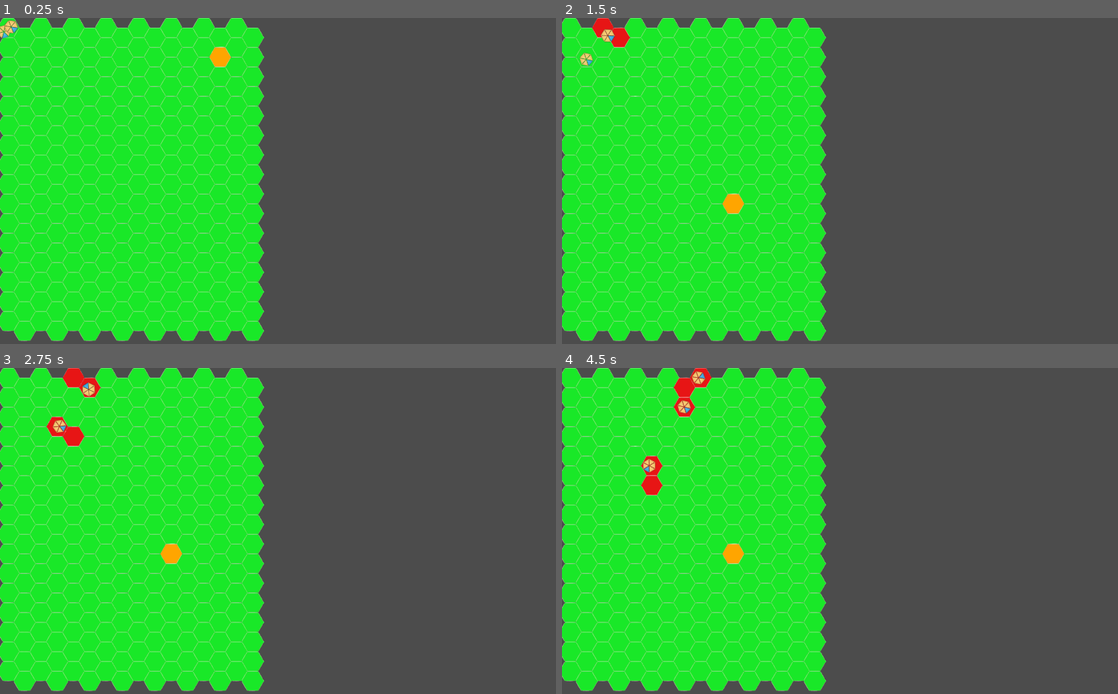
Above: before the commit, frames 1-4 (two rows, left to right).
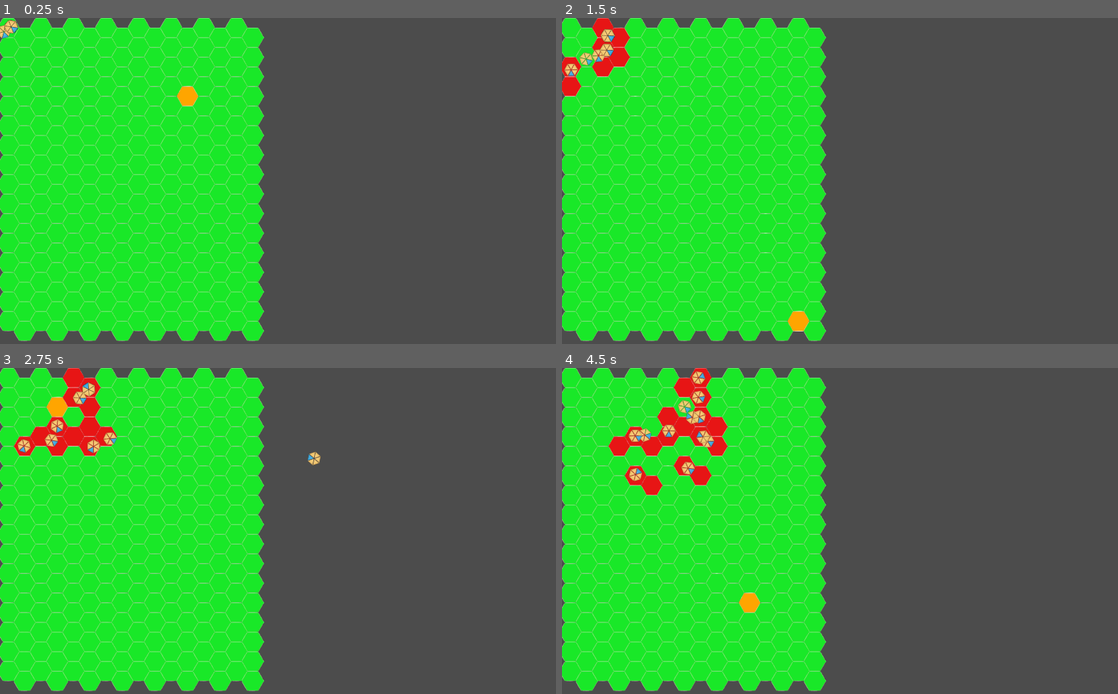
Above: after the commit, the same moments.

Repository: Pe3Hu/rangatira
Game: Godot game, scene res://main/Game.tscn
Two runs of this game, one before a commit and one after it. Both use one fixed random seed, a clock stepped at 60 frames per second and the inputs below.
Inputs (mouse positions are in pixels of both pictures, inside the frame that each line leads up to):
- Up to frame 1 (0.25 s): no input
- Up to frame 2 (1.5 s): move the mouse to (962, 164) at 0.52 s; press the mouse at (962, 164) at 0.53 s; move the mouse to (728, 197) at 1.27 s; release the mouse at (728, 197) at 1.28 s; click (728, 197) at 1.35 s
- Up to frame 3 (2.75 s): move the mouse to (333, 459) at 2.02 s; hold Shift from 2.03 s (still down); click (333, 459) at 2.3 s
- Up to frame 4 (4.5 s): move the mouse to (812, 596) at 2.77 s; release Shift at 2.78 s; click (812, 596) at 2.85 s; move the mouse to (1006, 579) at 3.52 s; press the mouse at (1006, 579) at 3.53 s; move the mouse to (673, 482) at 4.27 s; release the mouse at (673, 482) at 4.28 s; tap Shift at 4.35 s

The runs differ from the first frame. In frame 1, 0.4% of the frame differs, in the area x 0-42%, y 0-28%; in frame 2, 1.3%; in frame 3, 2.0%; in frame 4, 3.2%, in the area x 8-36%, y 5-76%.

Commit message:
version 0.001
1. waiting state added

Diff:
--- a/drone/drone.gd
+++ b/drone/drone.gd
@@ -9,6 +9,7 @@
 export(float) var speed = 200.0
 var _state = States.IDLE
 
+var _index
 var _path = []
 var _cells = []
 var _target_point_world = Vector2()
@@ -16,8 +17,9 @@
 var _previous_cells = []
 var _velocity = Vector2()
 var _tilemap
-var _start_cell
+var _end_cell
 var _start_flag = false
+var rng = RandomNumberGenerator.new()
 
 func _ready():
 	_change_state(States.IDLE)
@@ -46,40 +48,45 @@
 		s.rotation = angle_rotation
 		add_child(s)
 
-func _process(_delta):
+func _process(delta):
+	check_next_cell()
 	if _state != States.FOLLOW:
 		return
 
-	var _arrived_to_next_point = _move_to(_target_point_world,_delta)
+	var _arrived_to_next_point = _move_to(_target_point_world,delta)
 
 	if _arrived_to_next_point:
+		#print(_tilemap.reserved_tiles)
+		if !_start_flag && _cells[0] == _end_cell:
+			_start_flag = true
 		if len(_path) > 1:
 			_tilemap.set_cell(_cells[1].x, _cells[1].y, 2)
-			if len(_previous_cells) > 0:
-				_tilemap.set_cell(_previous_cells[0].x, _previous_cells[0].y, 0)
-				_previous_cells.remove(0)
-		if len(_path) == 1:
-			if !_start_flag && _cells[0] == _start_cell:
-				_start_flag = true
+			_tilemap.reserved_tiles[_cells[1]] = _index
+		if len(_previous_cells) > 0:
+			_tilemap.set_cell(_previous_cells[0].x, _previous_cells[0].y, 0)
+			_tilemap.reserved_tiles.erase(_previous_cells[0])
+			_previous_cells.remove(0)
+		if len(_cells) == 1:
+			_tilemap.reserved_tiles[_cells[0]] = _index
 
-			position = _path[0]
-			_tilemap.set_cell(_previous_cells[0].x, _previous_cells[0].y, 0)
-			_path.remove(0)
-			_cells.remove(0)
+		_path.remove(0)
+		_tilemap.set_cell(_cells[0].x, _cells[0].y, 2)
+		_tilemap.reserved_tiles[_cells[0]] = _index
+		_previous_cells.append(_cells[0])
+		_cells.remove(0)
+
+		if len(_path) == 0:
 			_change_state(States.IDLE)
+			#position = _target_position + _tilemap.hex_shift
 			return
 
-		_previous_cells.append(_cells[0])
-		_tilemap.set_cell(_cells[0].x, _cells[0].y, 2)
-		_path.remove(0)
-		_cells.remove(0)
 		_target_point_world = _path[0]
 
 func _unhandled_input(event):
-
 	if event.is_action_pressed("click") && _state == States.IDLE:
 		while len(_previous_cells) > 0:
 			_tilemap.set_cell(_previous_cells[0].x, _previous_cells[0].y, 0)
+			_tilemap.reserved_tiles.erase(_previous_cells[0])
 			_previous_cells.remove(0)
 
 		var global_mouse_pos = get_global_mouse_position()
@@ -87,18 +94,25 @@
 		if Input.is_key_pressed(KEY_SHIFT):
 			global_position = global_mouse_pos
 		else:
-			_target_position = global_mouse_pos
+			rng.randomize()
+			var x = rng.randi_range(0, _tilemap.map_size.x)
+			rng.randomize()
+			var y = rng.randi_range(0, _tilemap.map_size.y)
+			var cell = Vector2(x,y)
+			_target_position = _tilemap.map_to_world(cell) + _tilemap.hex_shift#global_mouse_pos
+			_end_cell = cell
 
 		_change_state(States.FOLLOW)
 
-func _move_to(world_position,_delta):
-	var desired_velocity = (world_position - position).normalized() * speed
-	var steering = desired_velocity - _velocity
+func _move_to(world_position,delta):
+	if _state == States.FOLLOW:
+		var desired_velocity = (world_position - position).normalized() * speed
+		var steering = desired_velocity - _velocity
 
-	_velocity += steering / MASS
-	position += _velocity * _delta
-	rotation = _velocity.angle()
-	return position.distance_to(world_position) < ARRIVE_DISTANCE
+		_velocity += steering / MASS
+		position += _velocity * delta
+		rotation = _velocity.angle()
+		return position.distance_to(world_position) < ARRIVE_DISTANCE
 
 func _change_state(new_state):
 	if new_state == States.FOLLOW:
@@ -115,12 +129,25 @@
 	_state = new_state
 
 func set_start(start):
-	_start_cell = start
+	_end_cell = start
 	_tilemap = get_parent().get_parent().get_node("TileMap")
 	position = _tilemap.map_to_world(Vector2(0, 0))
-	_target_position = _tilemap.map_to_world(_start_cell)
+	_target_position = _tilemap.map_to_world(_end_cell)
 
 	_change_state(States.FOLLOW)
 
 func check_start_position():
 	return _start_flag
+
+func check_next_cell():
+	if _start_flag:
+		var flag = true
+
+		if len(_cells) > 0:
+			if _tilemap.reserved_tiles.keys().has(_cells[0]):
+				if _tilemap.reserved_tiles[_cells[0]] != _index:
+					flag = false
+			if flag:
+				_state = States.FOLLOW
+			else:
+				_state = States.IDLE
--- a/main/drones.gd
+++ b/main/drones.gd
@@ -2,17 +2,16 @@
 
 
 onready var drone_original = load("res://drone/drone.tscn")
-var starts = [Vector2(1,1), Vector2(7,1), Vector2(13,1)]
+var starts = [Vector2(1,1), Vector2(3,1), Vector2(5,1), Vector2(7,1), Vector2(9,1), Vector2(11,1),Vector2(1,3), Vector2(3,3), Vector2(5,3), Vector2(7,3), Vector2(9,3), Vector2(11,3)]
 var all_ready = false
+var primary_index = {}
 
 func _ready():
+	primary_index.drone = 0
+
 	for start in starts:
 		var drone = drone_original.instance()
+		drone._index = primary_index.drone
 		add_child(drone)
 		drone.set_start(start)
-
-func _process(delta):
-	for drone in get_children():
-		all_ready = all_ready && drone.check_start_position()
-	if all_ready:
-		print("all ready")
+		primary_index.drone += 1
--- a/main/pathfind_astar.gd
+++ b/main/pathfind_astar.gd
@@ -15,13 +15,13 @@
      [-1,  0], [-1, -1], [ 0, -1]],
     [[+1,  0], [+1, +1], [ 0, +1],
      [-1, +1], [-1,  0], [ 0, -1]]
-
 ]
 
 onready var astar_node = AStar.new()
 onready var obstacles = get_used_cells_by_id(0)
 onready var hex_shift = Vector2(cell_size.x / 2, (cell_size.y /2+ cell_size.x / sqrt(3))/ 2)
-var draw_line = []
+var reserved_tiles = {}
+
 
 func _ready():
 	for y in range(map_size.y):
Not shown, removed: README.md
